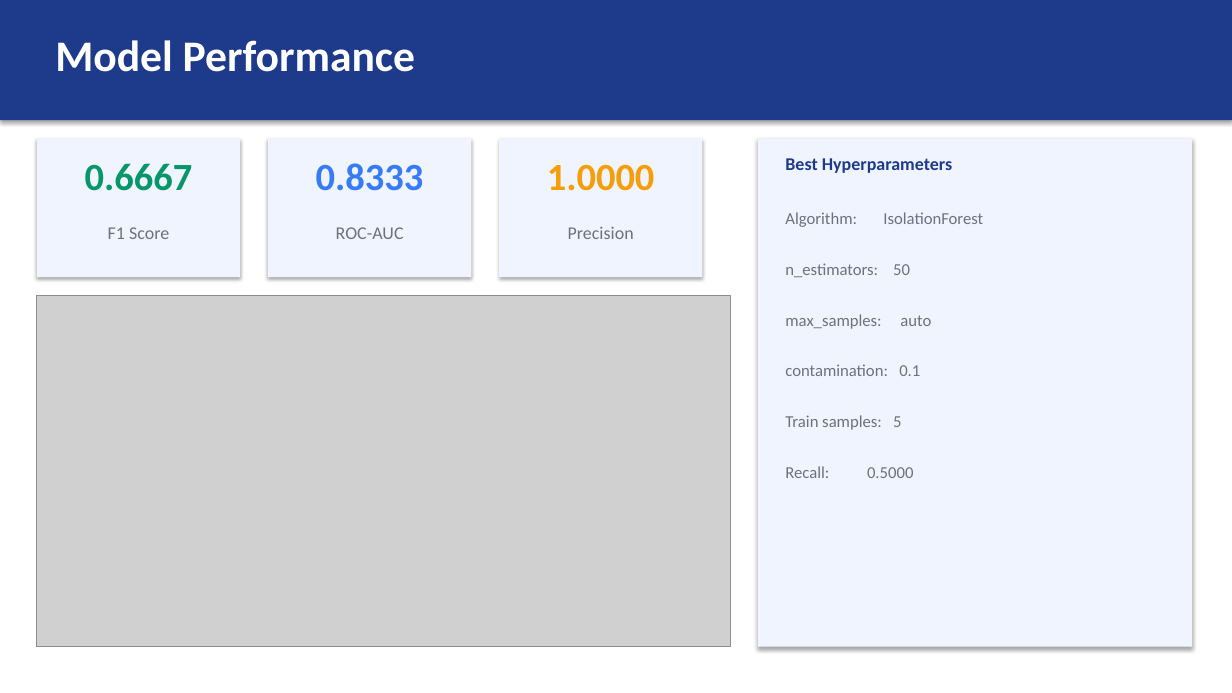
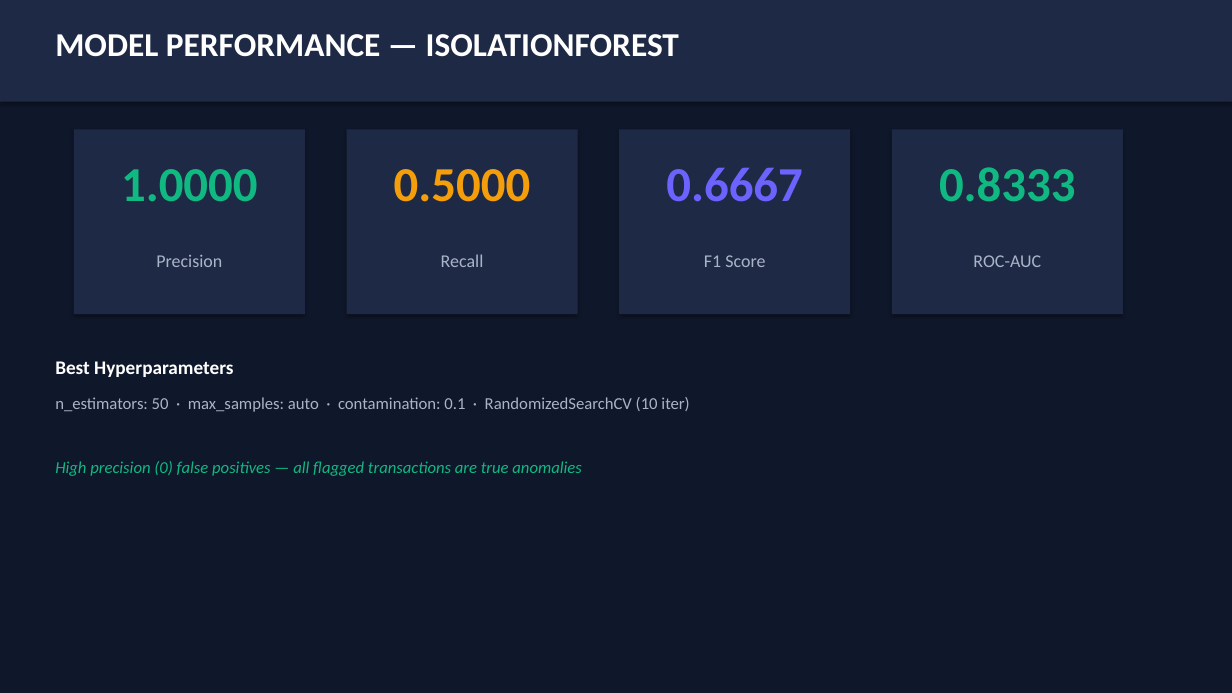
Before and after one commit to heramb-analytics/claude-code-ml-pipeline-20260415-214802, a slide deck: slide 5 of reports/pipeline_presentation.pptx. Drawn at 1232x693 pixels with LibreOffice and Linux fonts; fonts in the diff are those of the drawing; grey boxes stand for pictures. Boxes give left, top, right and bottom in pixels: in the first picture for what was removed or moved away, otherwise in the second. Text is boxed around its words. In the diff, an @@ line names an element or a change of style, - is before the commit and + after.

```diff
--- a/reports/pipeline_presentation.pptx
+++ b/reports/pipeline_presentation.pptx
@@ background #FFFFFF to #0F172A @@
@@ rectangle: place and size @@
-rectangle at (0,0,1232,120)
+rectangle at (0,0,1232,102)
@@ rectangle at (0,0,1232,102): fill #1E3A8A to #1E2A45 @@
@@ rectangle removed at (0,0,1232,693) @@
@@ text at (55,34,679,57): text changed; size 34 to 26 pt @@
-Model Performance
+MODEL PERFORMANCE — ISOLATIONFOREST
@@ text "1.0000": place and size @@
-text "1.0000" at (547,164,655,191)
+text "1.0000" at (121,169,258,202)
@@ text "1.0000" at (121,169,258,202): size 30 to 38 pt, text colour #F59E0B to #10B981 @@
@@ rectangle: place and size @@
-rectangle at (37,139,240,277)
+rectangle at (74,129,305,314)
@@ rectangle: place and size @@
-rectangle at (268,139,471,277)
+rectangle at (347,129,578,314)
@@ text "0.6667": place and size @@
-text "0.6667" at (85,163,193,191)
+text "0.6667" at (666,167,803,202)
@@ text "0.6667" at (666,167,803,202): size 30 to 38 pt, text colour #059669 to #6C63FF @@
@@ fill #F0F4FF to #1E2A45 in 3 elements at (74,129,305,314), (347,129,578,314), (619,129,850,314) @@
@@ rectangle: place and size @@
-rectangle at (499,139,702,277)
+rectangle at (619,129,850,314)
@@ rectangle removed at (758,139,1192,647) @@
@@ text "0.8333": place and size @@
-text "0.8333" at (316,163,424,191)
+text "0.8333" at (939,167,1076,202)
@@ text "0.8333" at (939,167,1076,202): size 30 to 38 pt, text colour #377CF6 to #10B981 @@
@@ rectangle added at (892,129,1123,314), fill #1E2A45 @@
@@ text at (394,169,531,202): text changed; size 13 to 38 pt; text colour #6B7280 to #F59E0B; bold on @@
-Recall: 0.5000
+0.5000
@@ text removed at (785,212,983,227) @@
-Algorithm: IsolationForest
@@ text colour #6B7280 to #AAB4C8 in 3 elements at (704,255,765,267), (973,255,1041,267), (156,255,222,267) @@
@@ text "Precision": place and size @@
-text "Precision" at (568,226,634,239)
+text "Precision" at (156,255,222,267)
@@ text added at (441,254,484,267), 14 pt, text #AAB4C8 @@
+Recall
@@ text "F1 Score": place and size @@
-text "F1 Score" at (108,227,169,239)
+text "F1 Score" at (704,255,765,267)
@@ text removed at (785,263,910,277) @@
-n_estimators: 50
@@ text "ROC-AUC": place and size @@
-text "ROC-AUC" at (336,227,404,239)
+text "ROC-AUC" at (973,255,1041,267)
@@ picture removed at (37,296,730,647) @@
@@ text removed at (785,314,931,329) @@
-max_samples: auto
@@ text "Best Hyperparameters": place and size @@
-text "Best Hyperparameters" at (785,158,952,173)
+text "Best Hyperparameters" at (55,361,233,377)
@@ text "Best Hyperparameters" at (55,361,233,377): size 14 to 15 pt, text colour #1E3A8A to #FFFFFF @@
@@ text removed at (785,364,920,376) @@
-contamination: 0.1
@@ text added at (55,397,689,412), 13 pt, text #AAB4C8 @@
+n_estimators: 50 · max_samples: auto · contamination: 0.1 · RandomizedSearchCV (10 iter)
@@ text removed at (785,415,901,430) @@
-Train samples: 5
@@ text added at (55,461,581,476), 13 pt, text #10B981, italic @@
+High precision (0) false positives — all flagged transactions are true anomalies
```
Also in this commit, not shown: 1 other slide changed, 6 slides added, 6 slides removed.
